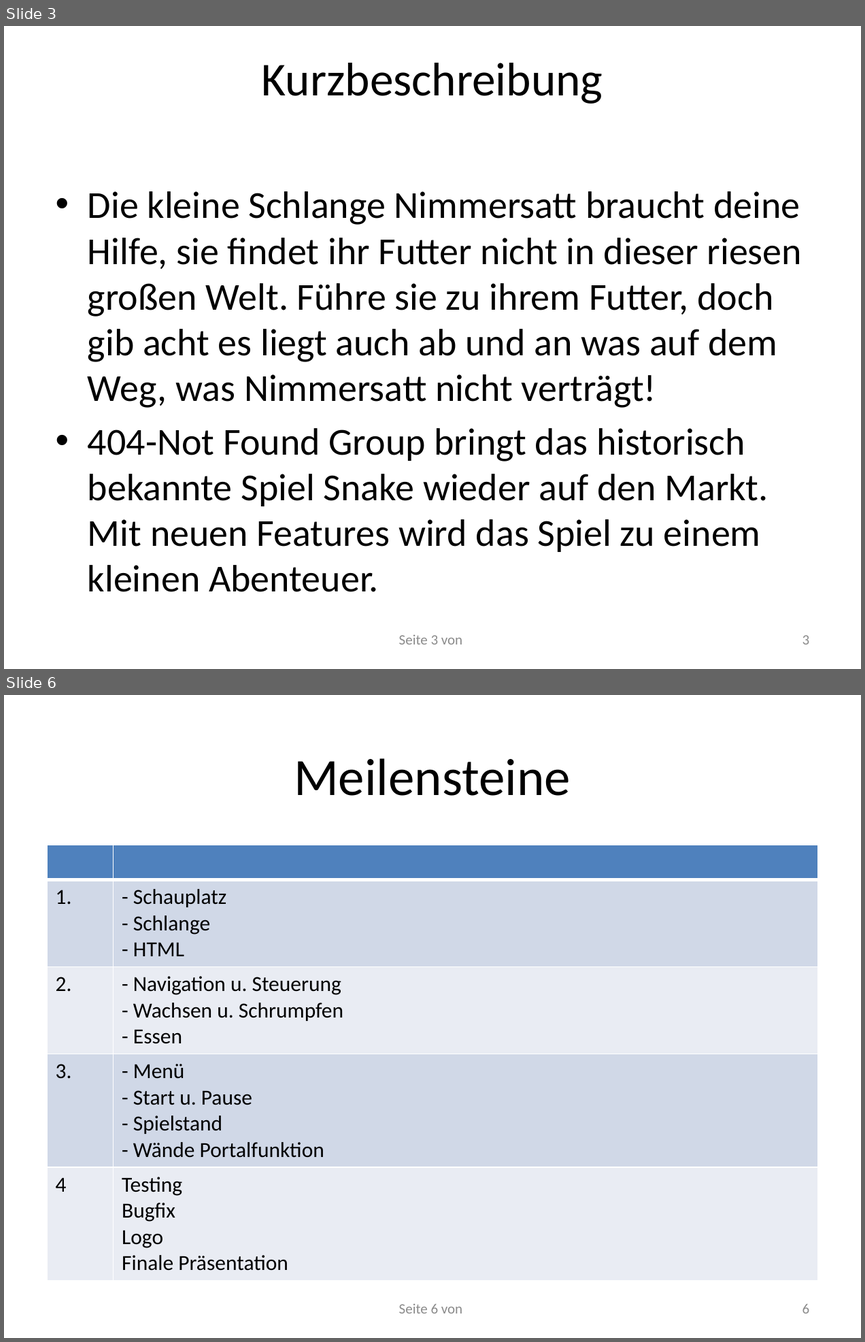
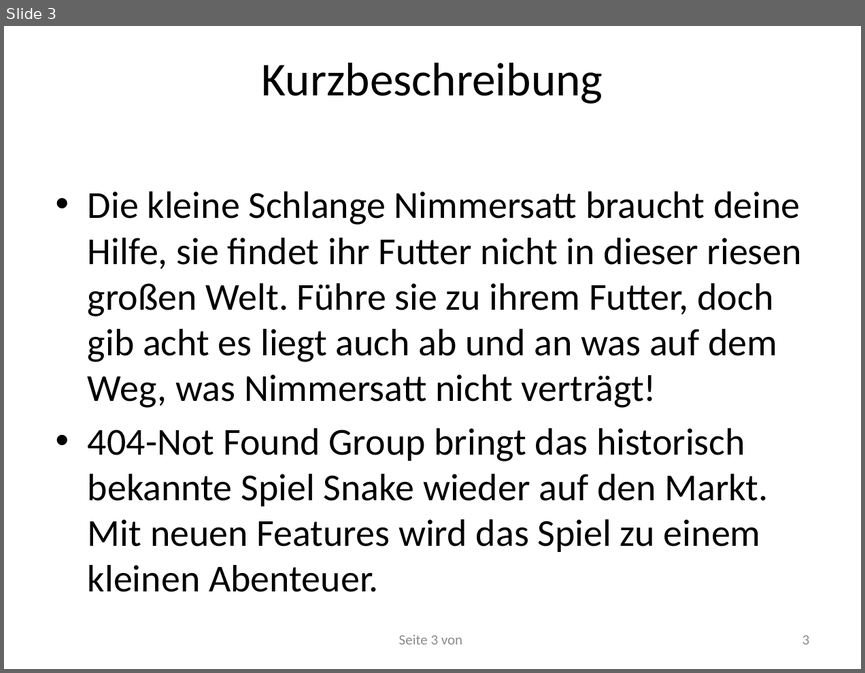
Before and after one commit to RamoramaInteractive/GDV-Projekt, a slide deck: Planungspraesentation-Mitte Juni/Planungspräsentation V. 1.pptx. Shown one above the other, each under a label of ours: slides 3 and 6 before the commit, slide 3 after it; the slides between them are not shown. The pictures are 865x1342 and 865x673 pixels, drawn with LibreOffice and Linux fonts; fonts in the diff are those of the drawing. Boxes give left, top, right and bottom in pixels: in the first picture for what was removed or moved away, otherwise in the second. Text is boxed around its words. In the diff, an @@ line names an element or a change of style, - is before the commit and + after.

```diff
--- a/Planungspraesentation-Mitte Juni/Planungspräsentation V. 1.pptx
+++ b/Planungspraesentation-Mitte Juni/Planungspräsentation V. 1.pptx
@@ slide 6 removed at (x1=4, y1=695, x2=861, y2=1338), background #FFFFFF @@
@@ title removed at (x1=294, y1=758, x2=570, y2=796) @@
-Meilensteine
@@ table removed at (x1=47, y1=845, x2=818, y2=1274), 5 rows, 2 columns @@
- | 
-1. | - Schauplatz / - Schlange / - HTML
-2. | - Navigation u. Steuerung / - Wachsen u. Schrumpfen / - Essen
-3. | - Menü / - Start u. Pause / - Spielstand / - Wände Portalfunktion
-4 | Testing / Bugfix / Logo / Finale Präsentation
@@ page number removed at (x1=399, y1=1304, x2=462, y2=1313) @@
-Seite 6 von
@@ page number removed at (x1=802, y1=1304, x2=810, y2=1313) @@
-6
```
Also in this commit, not shown: 3 slides changed, 1 slide added, 2 other slides removed.
